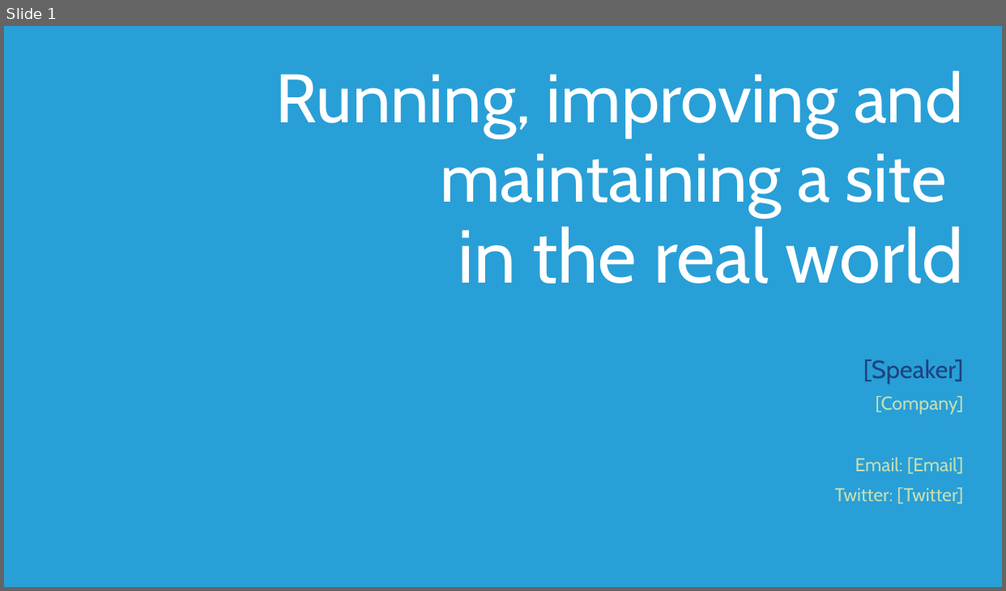
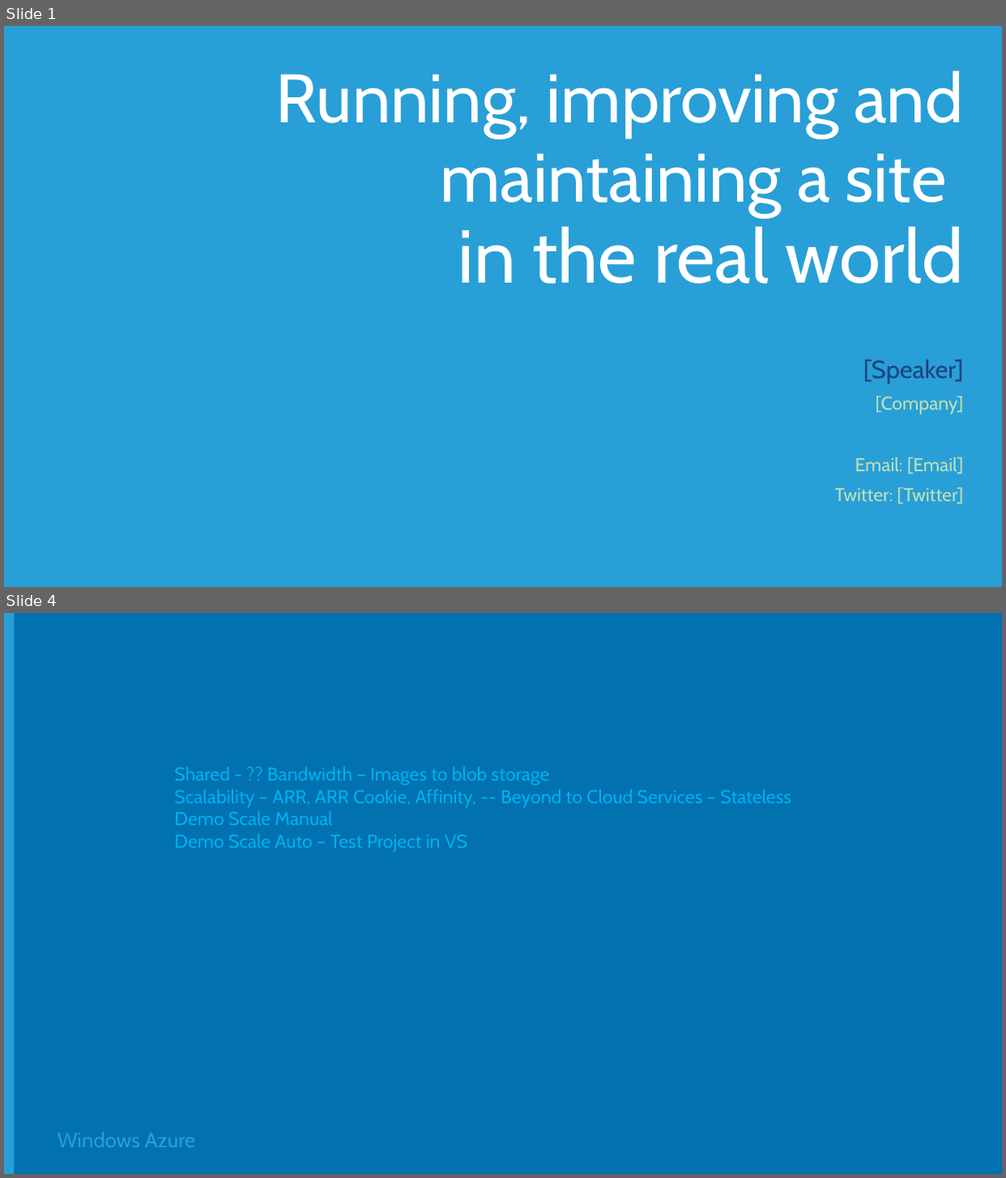
Before and after one commit to Microsoft-Web/DECK-ASPNET-in-Production, a slide deck: 6-ASPNET-in-Production.pptx. Shown one above the other, each under a label of ours: slide 1 before the commit, slides 1 and 4 after it; the slides between them are not shown. The pictures are 1006x591 and 1006x1178 pixels, drawn with LibreOffice and Linux fonts; fonts in the diff are those of the drawing; background and template pictures are left out. Boxes give left, top, right and bottom in pixels: in the first picture for what was removed or moved away, otherwise in the second. Text is boxed around its words. In the diff, an @@ line names an element or a change of style, - is before the commit and + after.

```diff
--- a/6-ASPNET-in-Production.pptx
+++ b/6-ASPNET-in-Production.pptx
@@ slide 4 added at (4,613,1002,1174), background #0171B0 @@
@@ rectangle added at (4,613,14,1174), fill #289FD7 @@
@@ text added at (174,767,791,852), 18 pt, text #00B0F0 @@
+Shared - ?? Bandwidth – Images to blob storage
+Scalability – ARR, ARR Cookie, Affinity, -- Beyond to Cloud Services – Stateless
+Demo Scale Manual
+Demo Scale Auto – Test Project in VS
@@ text added at (57,1132,195,1148), 20 pt, text #289FD7 @@
+Windows Azure
```
Also in this commit, not shown: 1 slide changed, 1 other slide added, 8 slides removed, 1 other file.
